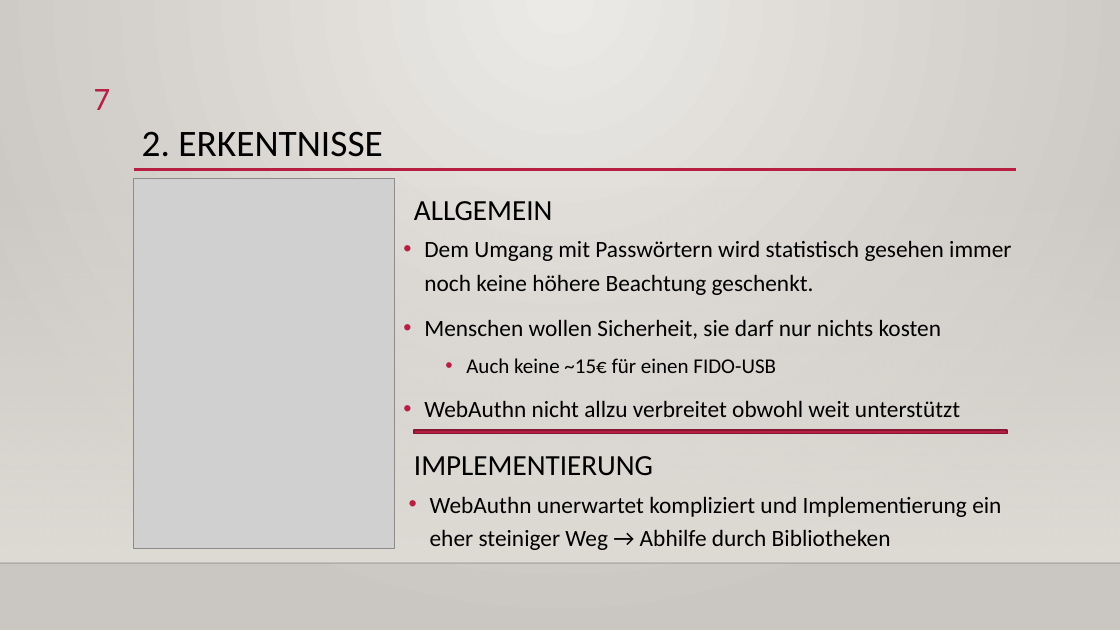
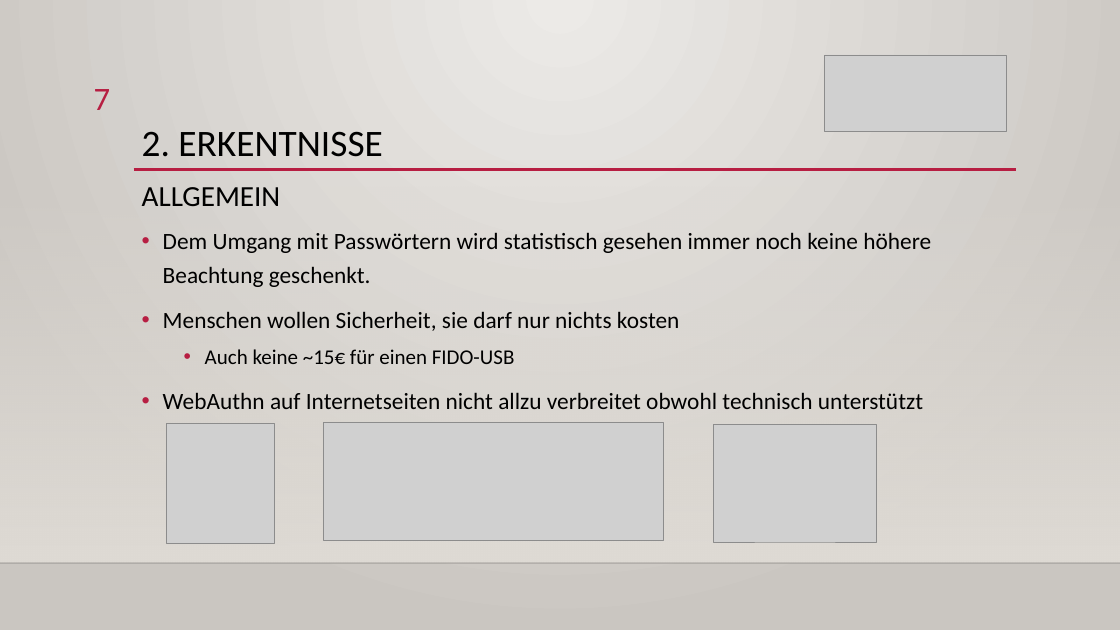
Before and after one commit to ErtugrulSener/Bachelorthesis, a slide deck: slide 7 of Colloquium/Kolloquium.pptx. Drawn at 1120x630 pixels with LibreOffice and Linux fonts; fonts in the diff are those of the drawing; grey boxes stand for pictures; background and template pictures are left out. Boxes give left, top, right and bottom in pixels: in the first picture for what was removed or moved away, otherwise in the second. Text is boxed around its words. In the diff, an @@ line names an element or a change of style, - is before the commit and + after.

```diff
--- a/Colloquium/Kolloquium.pptx
+++ b/Colloquium/Kolloquium.pptx
@@ picture added at [825,55,1007,131] @@
@@ text "ALLGEMEIN": place and size @@
-text "ALLGEMEIN" at [414,201,553,220]
+text "ALLGEMEIN" at [142,187,281,206]
@@ picture removed at [134,178,395,549] @@
@@ text "Dem Umgang mit Passwörtern wird ...": place and size @@
-text "Dem Umgang mit Passwörtern wird ..." at [424,240,1011,417]
+text "Dem Umgang mit Passwörtern wird ..." at [163,232,931,409]
@@ text at [163,392,923,409]: text changed @@
-• WebAuthn nicht allzu verbreitet obwohl weit unterstützt
+• WebAuthn auf Internetseiten nicht allzu verbreitet obwohl technisch unterstützt
@@ picture added at [167,424,275,544] @@
@@ math minus removed at [308,425,1114,439] @@
@@ picture added at [323,422,664,540] @@
@@ picture added at [714,424,877,542] @@
@@ text removed at [414,456,653,476] @@
-IMPLEMENTIERUNG
@@ text removed at [430,496,1001,550] @@
-• WebAuthn unerwartet kompliziert und Implementierung ein eher steiniger Weg → Abhilfe durch Bibliotheken
```
Also in this commit, not shown: 9 other slides changed, 2 slides added, 1 slide removed.
